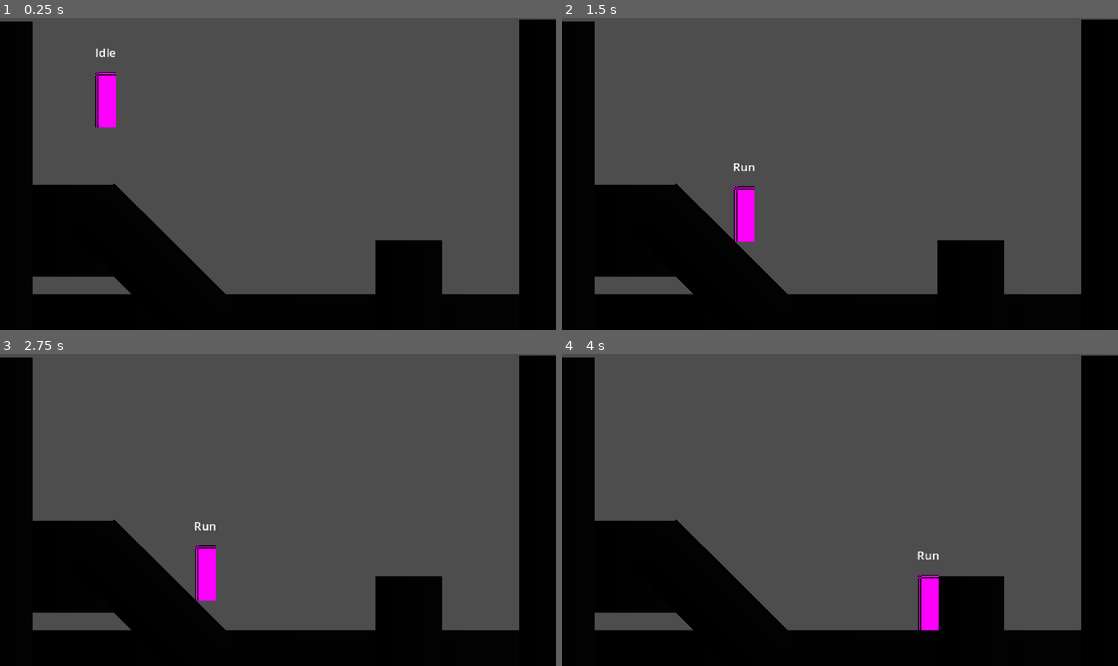
Above: before the commit, frames 1-4 (two rows, left to right).
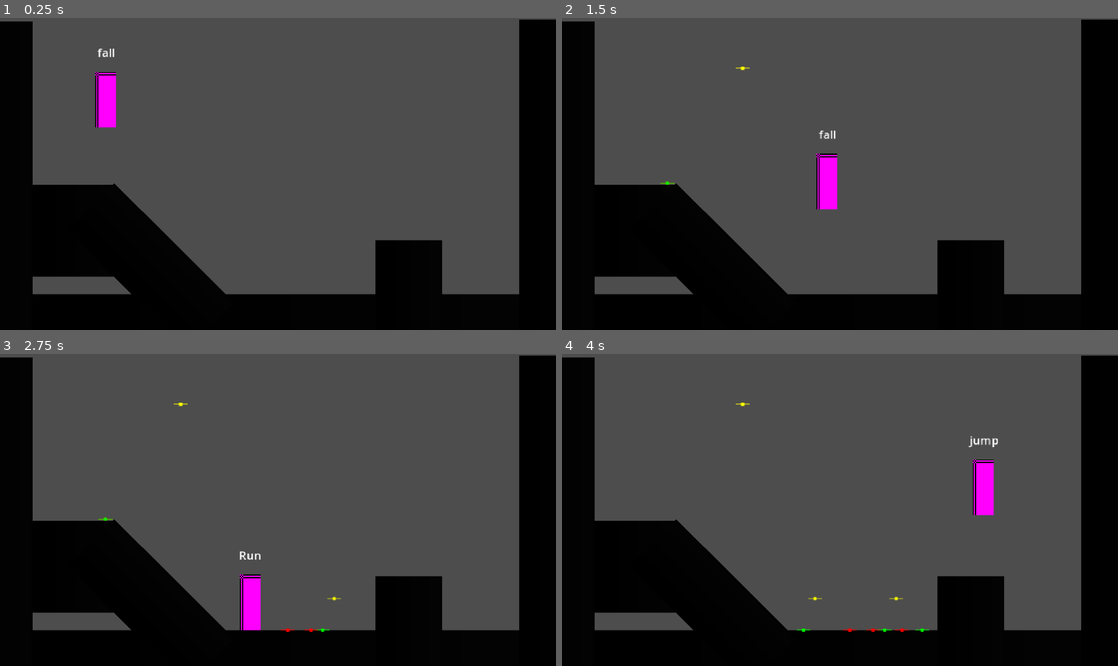
Above: after the commit, the same moments.

Repository: mcgranpa/metroidvania-forge
Game: Godot game, scene res://playground.tscn
Same seed, same stepped clock (60 frames per second), same inputs: the game is played once before the commit and once after it.
Inputs:
- Up to frame 1 (0.25 s): no input
- Up to frame 2 (1.5 s): hold Space (jump) 0.53-1.28 s; hold Right (right) from 0.53 s (still down); tap Space (jump) at 1.35 s
- Up to frame 3 (2.75 s): tap Space (jump) at 1.52, 1.82 s; release Right (right) at 2.03 s; hold Left (left) from 2.03 s (still down); hold Space (jump) from 2.03 s (still down)
- Up to frame 4 (4 s): release Left (left) at 2.78 s; release Space (jump) at 2.78 s; hold Right (right) from 2.78 s (still down); tap Space (jump) at 2.85, 3.02, 3.32 s; hold Space (jump) from 3.53 s (still down)

The runs differ from the first frame. In frame 1, less than 0.1% of the frame differs, in the area x 17-21%, y 9-13%; in frame 2, 1.5%; in frame 3, 1.5%; in frame 4, 1.6%, in the area x 31-79%, y 15-90%.

Commit message:
Chapter 01 Part 04 Platforming, Jump & Fall States
Chapter 01 Part 04 Platforming, Jump & Fall States

Diff:
--- /dev/null
+++ b/player/debug_jump_indicator.tscn
@@ -0,0 +1,30 @@
+[gd_scene load_steps=5 format=3 uid="uid://cn3pv6slcb2b2"]
+
+[sub_resource type="Gradient" id="Gradient_qjkh3"]
+offsets = PackedFloat32Array(0.56, 0.9866667)
+colors = PackedColorArray(0.9955804, 0.99558026, 0.99558026, 1, 1, 1, 1, 0)
+
+[sub_resource type="GradientTexture2D" id="GradientTexture2D_g6k8r"]
+gradient = SubResource("Gradient_qjkh3")
+width = 5
+height = 5
+fill = 1
+fill_from = Vector2(0.5, 0.5)
+fill_to = Vector2(1, 0.5)
+
+[sub_resource type="Gradient" id="Gradient_qr7du"]
+colors = PackedColorArray(0.98234254, 0.9823423, 0.9823424, 1, 1, 1, 1, 1)
+
+[sub_resource type="GradientTexture2D" id="GradientTexture2D_n6vax"]
+gradient = SubResource("Gradient_qr7du")
+width = 12
+height = 1
+
+[node name="DebugJumpIndicator" type="Node2D"]
+
+[node name="Sprite2D" type="Sprite2D" parent="."]
+texture = SubResource("GradientTexture2D_g6k8r")
+
+[node name="Sprite2D2" type="Sprite2D" parent="."]
+self_modulate = Color(1, 1, 1, 0.5294118)
+texture = SubResource("GradientTexture2D_n6vax")
--- a/player/scripts/player.gd
+++ b/player/scripts/player.gd
@@ -1,8 +1,10 @@
 class_name Player extends CharacterBody2D
+
+const DEBUG_JUMP_INDICATOR = preload("uid://cn3pv6slcb2b2")
 
 #region /// export vars
 @export var move_speed : float = 150.0
-@export var jump_speed : float = 250.0
+@export var jump_speed : float = 450.0
 #endregion
 
 #region /// State Machine Variables
@@ -80,3 +82,13 @@
 	var y_axis = Input.get_axis("up", "down")
 	direction = Vector2(x_axis, y_axis)
 	pass
+
+func add_debug_indicator(color : Color = Color.RED) -> void:
+	var d : Node2D = DEBUG_JUMP_INDICATOR.instantiate()
+	get_tree().root.add_child(d)
+	d.global_position = global_position
+	d.modulate = color
+	await get_tree().create_timer( 3.0 ).timeout
+	d.queue_free()
+
+	pass
--- a/player/states/fall.gd
+++ b/player/states/fall.gd
@@ -22,5 +22,8 @@
 # runs each physics process tick for this state
 func physics_process(_delta: float) -> PlayerState:
 	if player.is_on_floor():
+		player.add_debug_indicator(Color.RED)
 		return idle
+	player.velocity.x = player.direction.x * (player.move_speed)
+
 	return next_state
--- a/player/states/idle.gd
+++ b/player/states/idle.gd
@@ -30,4 +30,6 @@
 # runs each physics process tick for this state
 func physics_process(_delta: float) -> PlayerState:
 	player.velocity.x = 0
+	if player.is_on_floor() == false:
+		return fall
 	return next_state
--- a/player/states/jump.gd
+++ b/player/states/jump.gd
@@ -5,15 +5,21 @@
 
 func enter() -> void:
 	# play animatoin
+	player.add_debug_indicator(Color.GREEN)
 	player.velocity.y = - player.jump_speed
 	pass
 
 func exit() -> void:
+	player.add_debug_indicator(Color.YELLOW)
 	pass
 
 # runs when an input is pressed
 func handle_input(_event : InputEvent) -> PlayerState:
 	# add handle input code
+	if _event.is_action_released("jump"):
+		#player.velocity.y = 0
+		player.velocity.y *= 0.5
+		return fall
 	return next_state
 
 # runs each process tick for this state
@@ -26,4 +32,5 @@
 		return idle
 	elif player.velocity.y >= 0:
 		return fall
+	player.velocity.x = player.direction.x * (player.move_speed)
 	return next_state
--- a/player/states/run.gd
+++ b/player/states/run.gd
@@ -12,7 +12,9 @@
 
 # runs when an input is pressed
 func handle_input(_event : InputEvent) -> PlayerState:
-	# add handle input code
+	if (_event.is_action_pressed("jump")):
+		return jump
+
 	return next_state
 
 # runs each process tick for this state
@@ -24,4 +26,6 @@
 # runs each physics process tick for this state
 func physics_process(_delta: float) -> PlayerState:
 	player.velocity.x = player.direction.x * player.move_speed
+	if player.is_on_floor() == false:
+		return fall
 	return next_state
